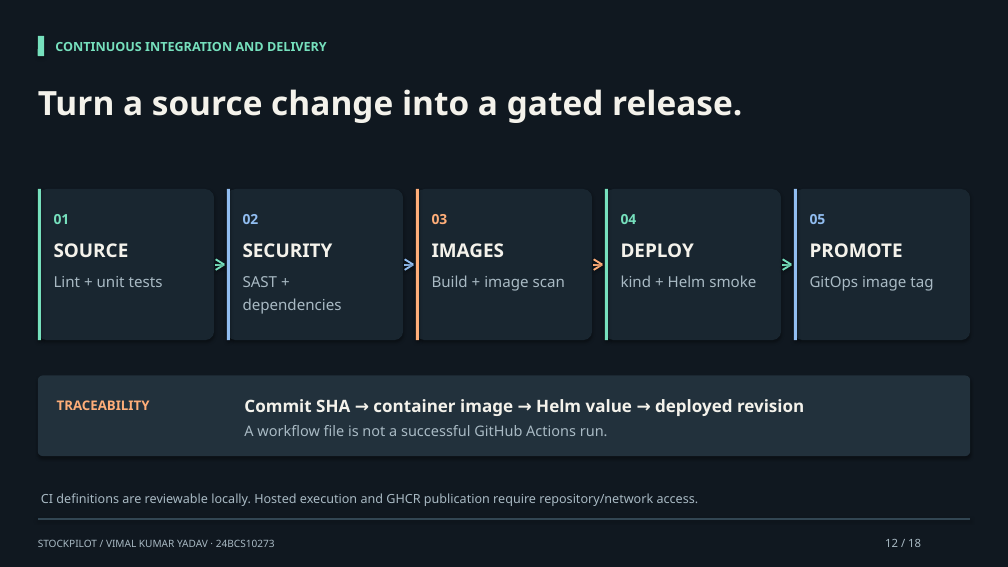
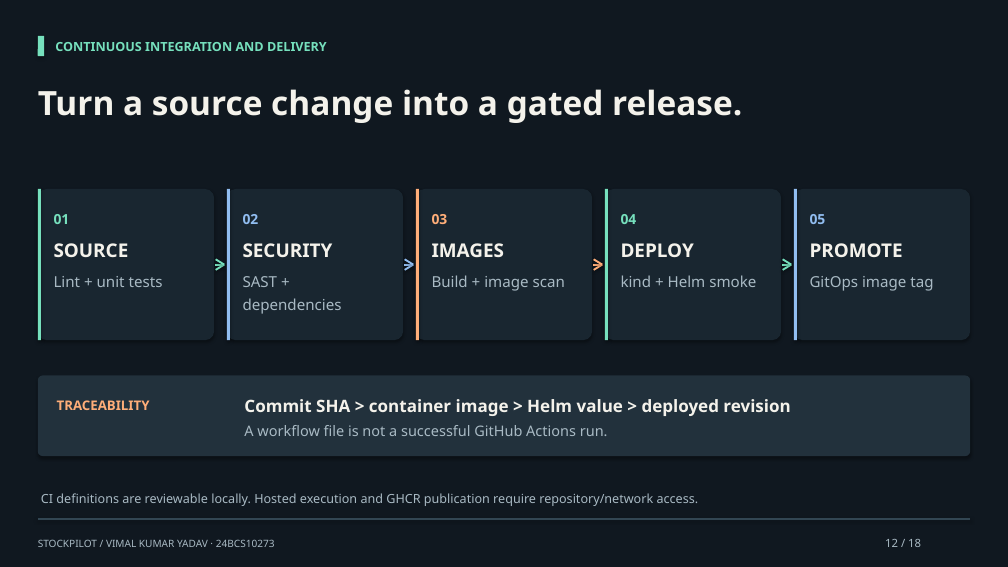
Before and after one commit to vimalyad/stockpilot-devops-capstone, a slide deck: slide 12 of docs/presentation/StockPilot-Capstone.pptx. Drawn at 1008x567 pixels with LibreOffice and Linux fonts; fonts in the diff are those of the drawing. Boxes give left, top, right and bottom in pixels: in the first picture for what was removed or moved away, otherwise in the second. Text is boxed around its words. In the diff, an @@ line names an element or a change of style, - is before the commit and + after.

```diff
--- a/docs/presentation/StockPilot-Capstone.pptx
+++ b/docs/presentation/StockPilot-Capstone.pptx
@@ text at (x1=244, y1=399, x2=790, y2=416): text changed @@
-Commit SHA → container image → Helm value → deployed revision
+Commit SHA > container image > Helm value > deployed revision
```
Also in this commit, not shown: 6 other slides changed, 19 other files.
